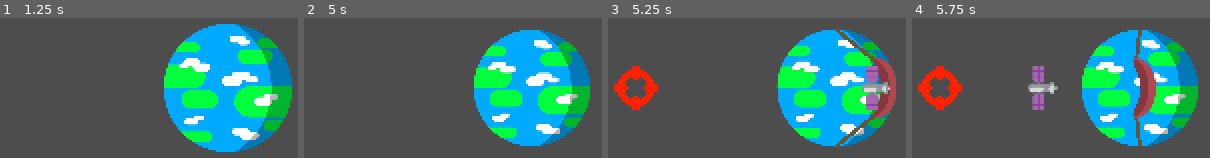
Above: before the commit, frames 1-4 (left to right).
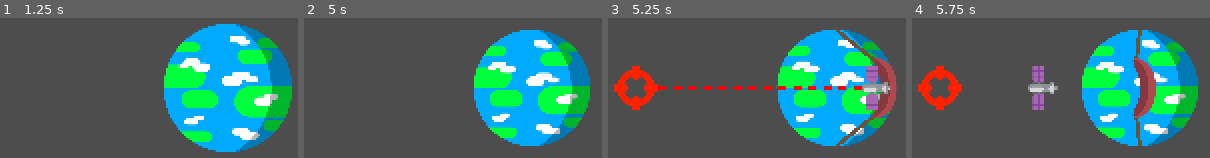
Above: after the commit, the same moments.

Repository: Andreas-R/GmtkJam2025
Game: Godot game, scene res://Scenes/_Slingshot.tscn
The game is run twice, just before and just after one commit, with the same random seed, the same clock (stepped at 60 frames per second) and the same inputs. This scene is started directly instead of the project's main scene.
Inputs (mouse positions are in pixels of both pictures, inside the frame that each line leads up to):
- Up to frame 1 (1.25 s): tap Enter at 0.5 s; click (229, 88) at 0.67 s
- Up to frame 2 (5 s): tap Space at 1.25, 2.75, 4.25 s; move the mouse to (372, 117) at 1.27 s; click (372, 117) at 1.42 s; tap Enter at 2, 3.5 s; move the mouse to (outside the picture) at 2.02 s; click (outside the picture) at 2.17 s; move the mouse to (outside the picture) at 2.77 s; click (outside the picture) at 2.92 s; move the mouse to (outside the picture) at 3.52 s; click (outside the picture) at 3.67 s; move the mouse to (outside the picture) at 4.27 s; click (outside the picture) at 4.42 s
- Up to frame 3 (5.25 s): move the mouse to (876, 88) at 5.02 s; click (876, 88) at 5.17 s
- Up to frame 4 (5.75 s): no input

Frames 1-2 are identical in both runs. In frame 3, 1.1% of the frame differs, in the area x 16-86%, y 48-52%; in frame 4, nothing differs.

Commit message:
dashed line

Diff:
--- a/gmtkjam2025/Scripts/Slingshot.gd
+++ b/gmtkjam2025/Scripts/Slingshot.gd
@@ -44,6 +44,13 @@
         SlingshotState.SHOOTING:
             place_band(band_1, band_1_end)
             place_band(band_2, band_2_end)
+
+    queue_redraw()
+
+func _draw():
+    print("AAAA")
+    if state == SlingshotState.CHARGING:
+        draw_dashed_line(saddle.global_position, crosshair.global_position, Color.RED, 10, 30, false, true)
 
 func reset_slingshot():
     pivot.rotation = 0
Not shown: 1 places in gmtkjam2025/Scenes/Main.tscn that only renumber resources
